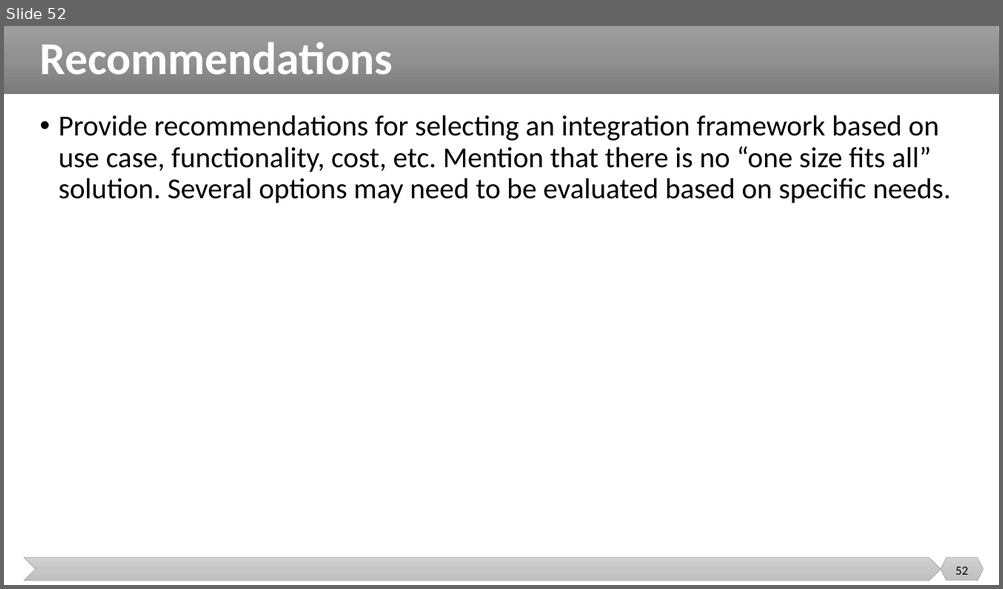
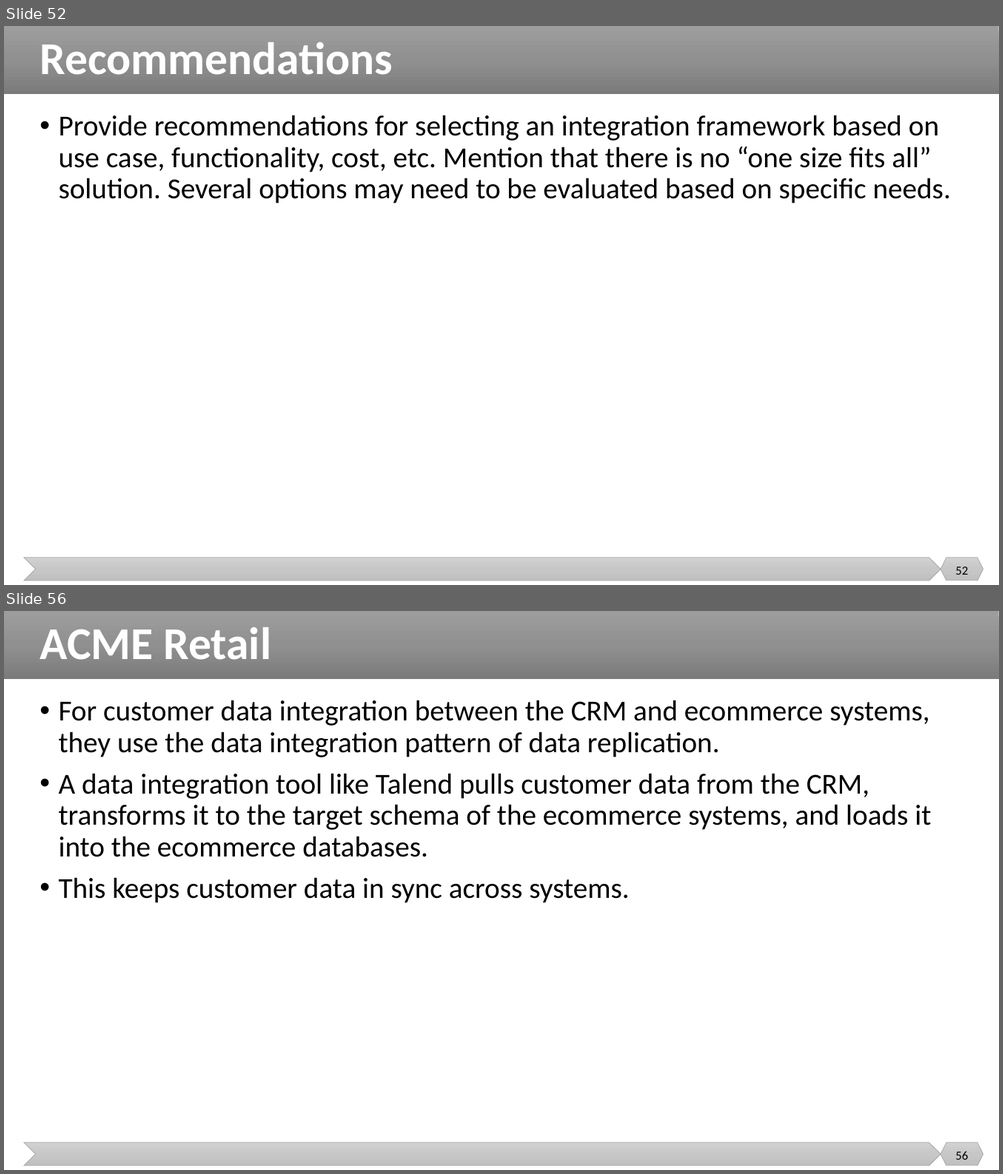
Before and after one commit to malenezi/malenezi, a slide deck: SE495/Lectures/6-Integration Patterns and Frameworks/Integration Patterns and Frameworks.pptx. Shown one above the other, each under a label of ours: slide 52 before the commit, slides 52 and 56 after it; the slides between them are not shown. The pictures are 1003x589 and 1003x1174 pixels, drawn with LibreOffice and Linux fonts; fonts in the diff are those of the drawing. Boxes give left, top, right and bottom in pixels: in the first picture for what was removed or moved away, otherwise in the second. Text is boxed around its words. In the diff, an @@ line names an element or a change of style, - is before the commit and + after.

```diff
--- a/SE495/Lectures/6-Integration Patterns and Frameworks/Integration Patterns and Frameworks.pptx
+++ b/SE495/Lectures/6-Integration Patterns and Frameworks/Integration Patterns and Frameworks.pptx
@@ slide 56 added at (x1=4, y1=611, x2=999, y2=1170), background #FFFFFF; not listed: 3 template elements that a slide beside it also shows @@
@@ title added at (x1=40, y1=627, x2=271, y2=659), 44 pt, text #FFFFFF, bold @@
+ACME Retail
@@ text added at (x1=59, y1=700, x2=930, y2=903), 28 pt, text #000000 @@
+• For customer data integration between the CRM and ecommerce systems, they use the data integration pattern of data replication.
+• A data integration tool like Talend pulls customer data from the CRM, transforms it to the target schema of the ecommerce systems, and loads it into the ecommerce databases.
+• This keeps customer data in sync across systems.
@@ page number added at (x1=955, y1=1151, x2=967, y2=1160), 12 pt, text #000000 @@
+56
```
Also in this commit, not shown: 1 slide changed, 6 other slides added, 1 slide removed.
